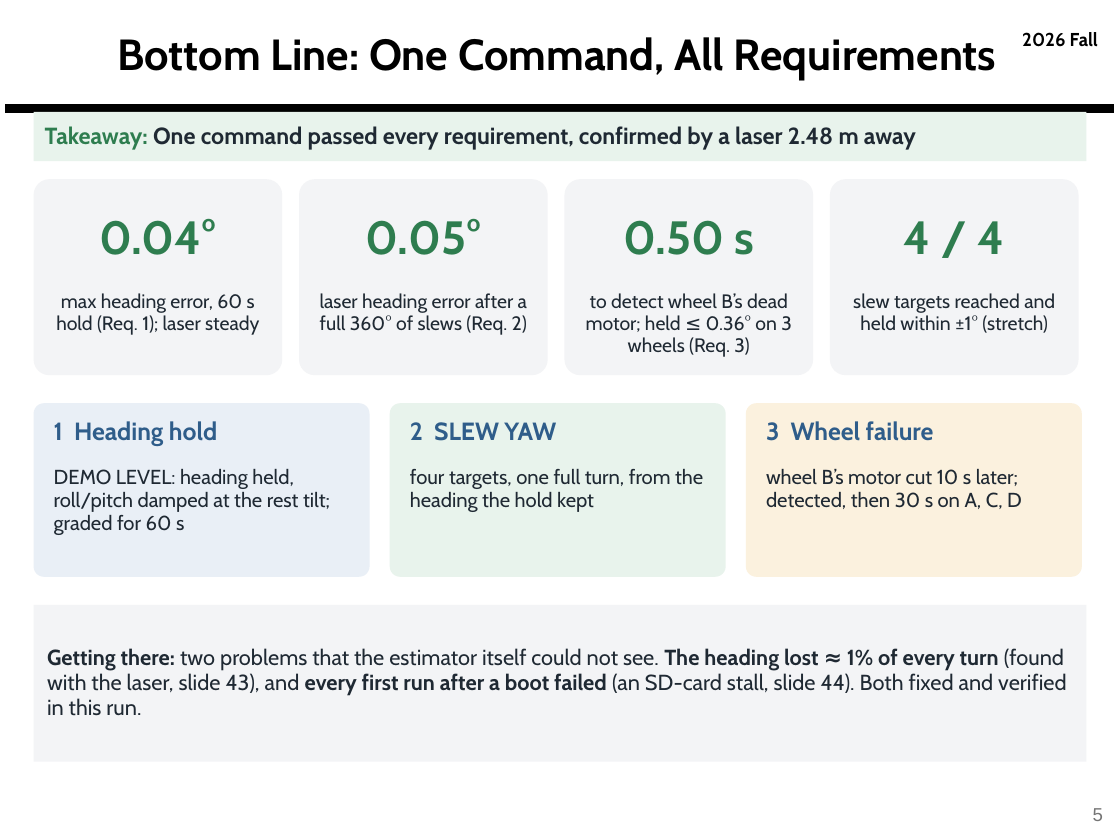
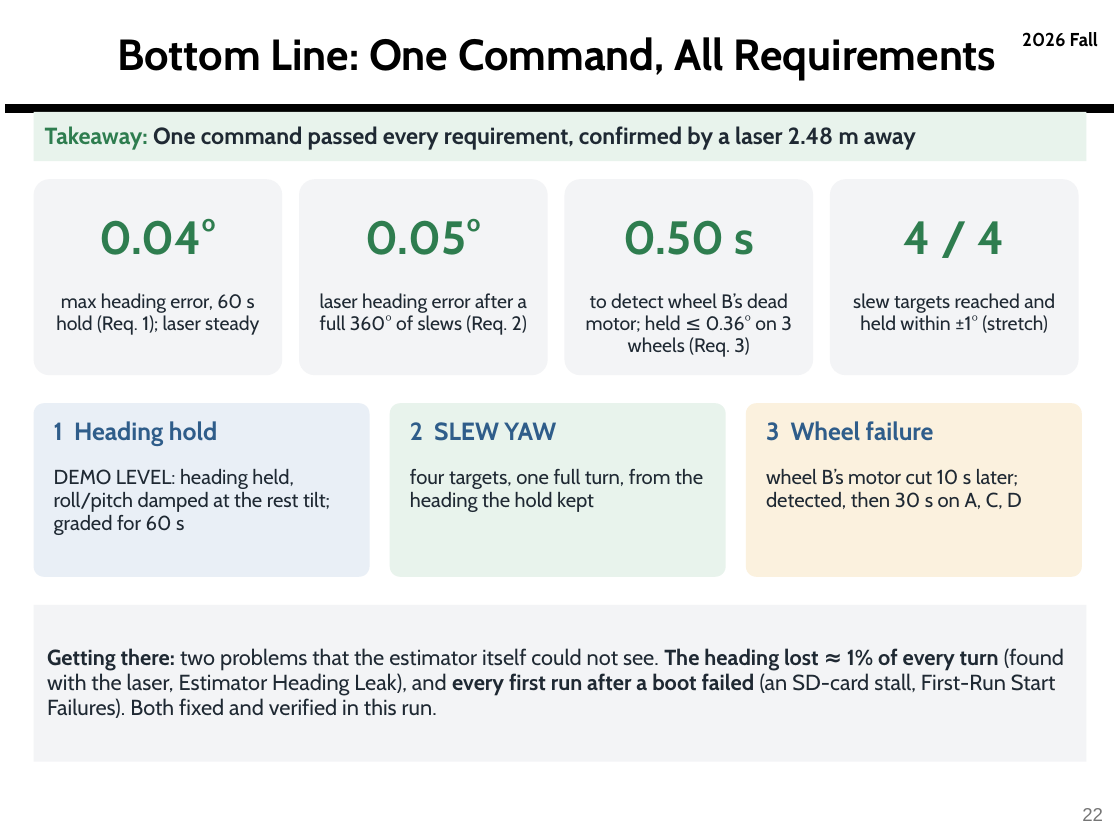
Before and after one commit to derek-weissinger-usafa/Astro-331-Lab-8, a slide deck: slide 22 of Reports/Astro 331 Lab 8_2_3 Body Final Pres.pptx (slide 5 before the commit). Drawn at 1120x840 pixels with LibreOffice and Linux fonts; fonts in the diff are those of the drawing; background and template pictures are left out. Boxes give left, top, right and bottom in pixels: in the first picture for what was removed or moved away, otherwise in the second. Text is boxed around its words. In the diff, an @@ line names an element or a change of style, - is before the commit and + after.

```diff
--- a/Reports/Astro 331 Lab 8_2_3 Body Final Pres.pptx
+++ b/Reports/Astro 331 Lab 8_2_3 Body Final Pres.pptx
@@ text in rectangle at [47,648,1064,718]: text changed @@
-Getting there: two problems that the estimator itself could not see. The heading lost ≈ 1% of every turn (found with the laser, slide 43), and every first run after a boot failed (an SD-card stall, slide 44). Both fixed and verified in this run.
+Getting there: two problems that the estimator itself could not see. The heading lost ≈ 1% of every turn (found with the laser, Estimator Heading Leak), and every first run after a boot failed (an SD-card stall, First-Run Start Failures). Both fixed and verified in this run.
@@ page number at [1082,808,1103,821]: text changed @@
-5
+22
```
Also in this commit, not shown: 13 other slides changed, 2 slides added, 1 other file.
